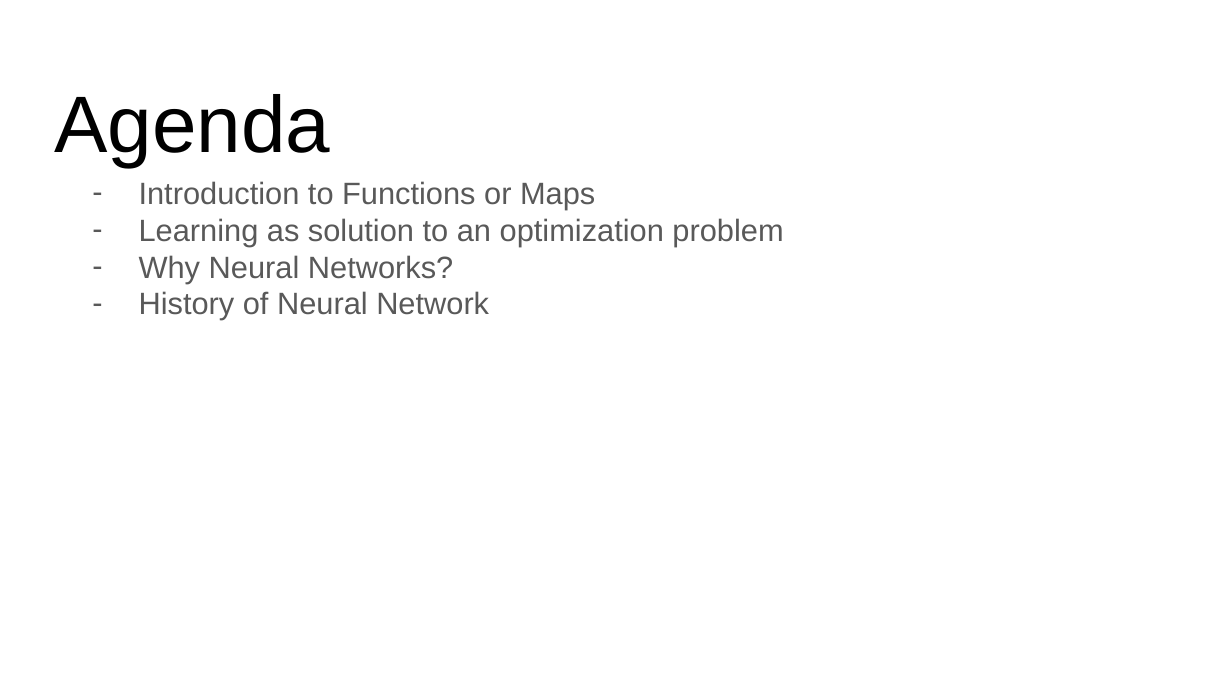
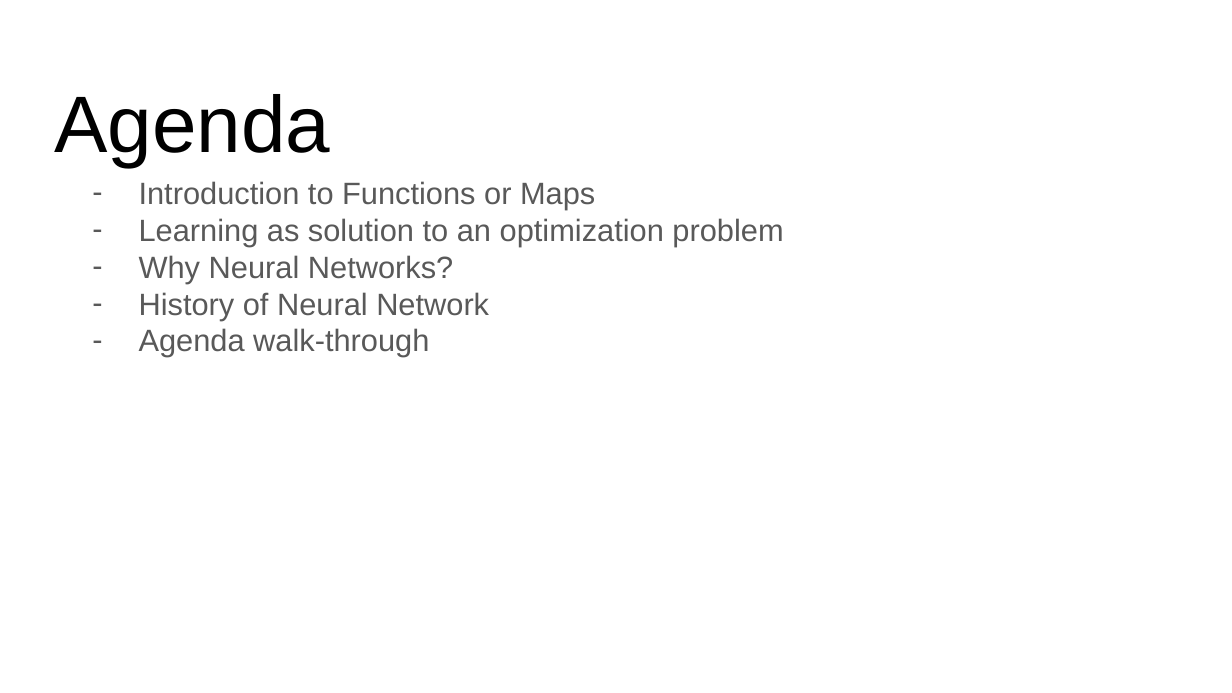
Before and after one commit to ankur6ue/deep-learning-course, a slide deck: slide 2 of Module 1/class_1.1/deep_learning_course_class_1.1.pptx. Drawn at 1232x693 pixels with LibreOffice and Linux fonts; fonts in the diff are those of the drawing. Boxes give left, top, right and bottom in pixels: in the first picture for what was removed or moved away, otherwise in the second. Text is boxed around its words. In the diff, an @@ line names an element or a change of style, - is before the commit and + after.

```diff
--- a/Module 1/class_1.1/deep_learning_course_class_1.1.pptx
+++ b/Module 1/class_1.1/deep_learning_course_class_1.1.pptx
@@ text at <box>139,328,429,357</box>: paragraph added @@
+– Agenda walk-through
```
Also in this commit, not shown: 5 other slides changed, 1 slide added, 1 slide removed, 1 other file.
